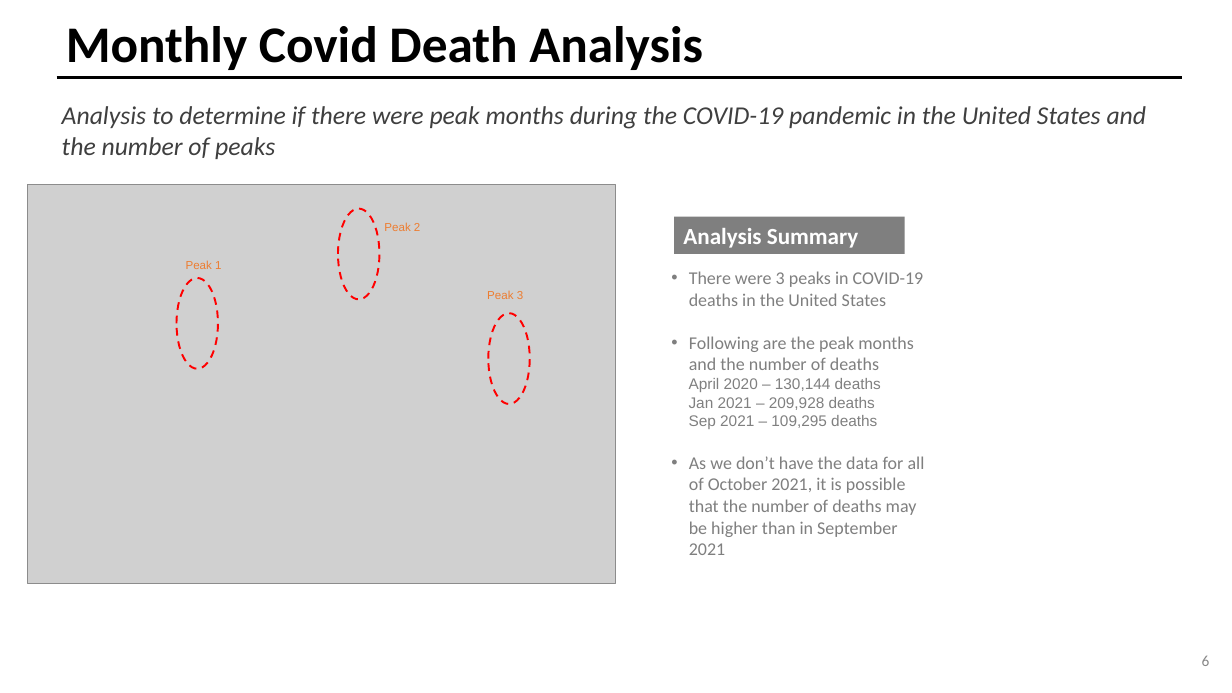
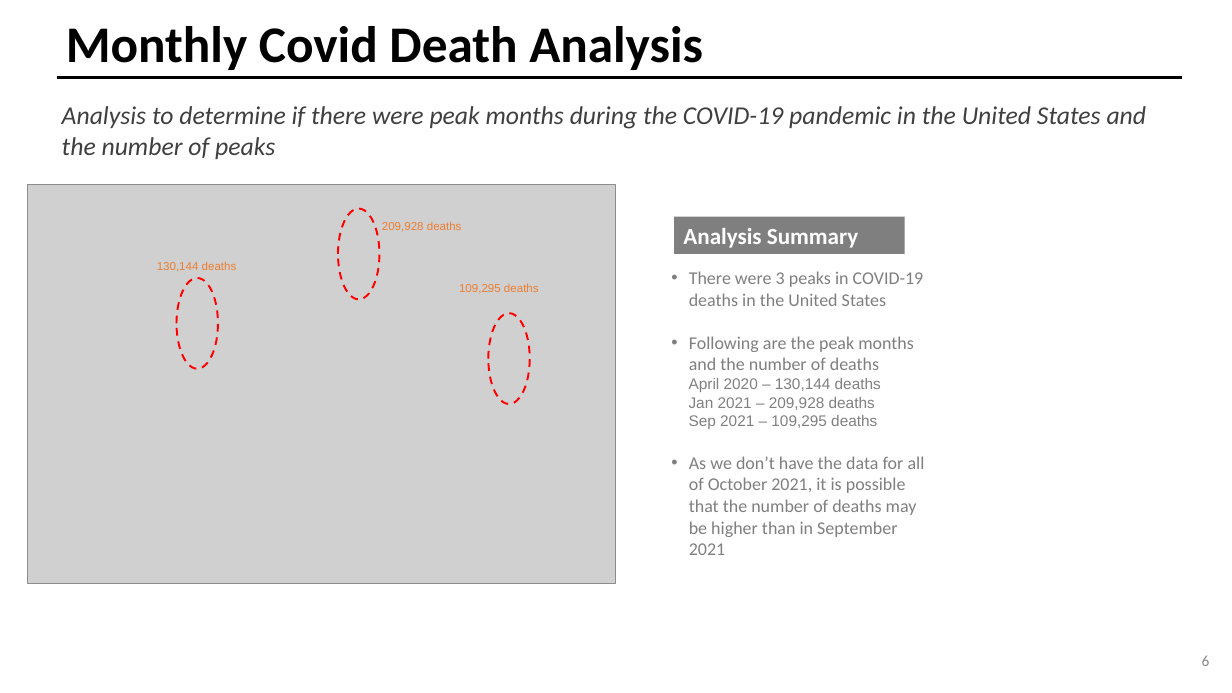
Before and after one commit to randallwvr90/Covid-Deaths-Analysis, a slide deck: slide 7 of Covid_Deaths_Analysis.pptx. Drawn at 1232x693 pixels with LibreOffice and Linux fonts; fonts in the diff are those of the drawing; grey boxes stand for pictures. Boxes give left, top, right and bottom in pixels: in the first picture for what was removed or moved away, otherwise in the second. Text is boxed around its words. In the diff, an @@ line names an element or a change of style, - is before the commit and + after.

```diff
--- a/Covid_Deaths_Analysis.pptx
+++ b/Covid_Deaths_Analysis.pptx
@@ text added at <box>382,221,462,232</box>, 9 pt, text #ED7D31 @@
+209,928 deaths
@@ text removed at <box>384,222,420,231</box> @@
-Peak 2
@@ text at <box>157,261,237,272</box>: text changed @@
-Peak 1
+130,144 deaths
@@ text added at <box>459,283,539,294</box>, 9 pt, text #ED7D31 @@
+109,295 deaths
@@ text removed at <box>487,291,523,299</box> @@
-Peak 3
```
Also in this commit, not shown: 2 other slides changed.
